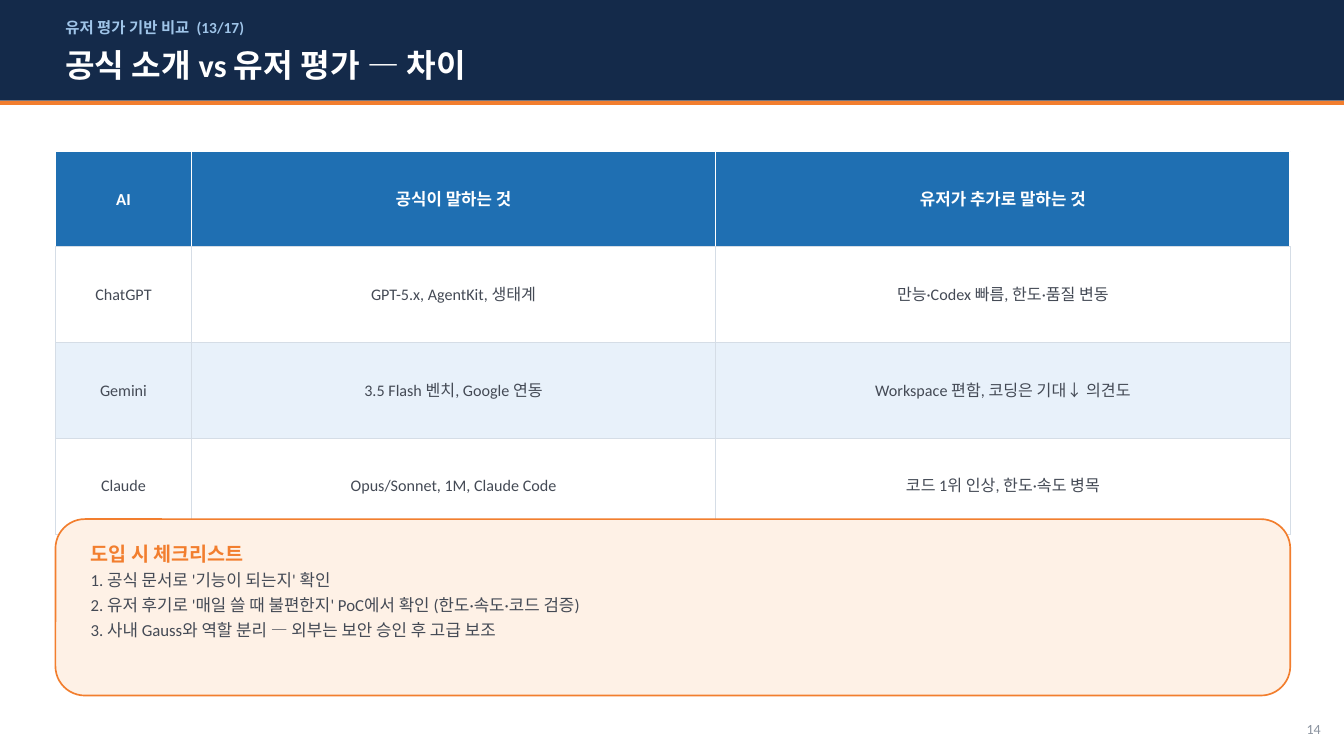
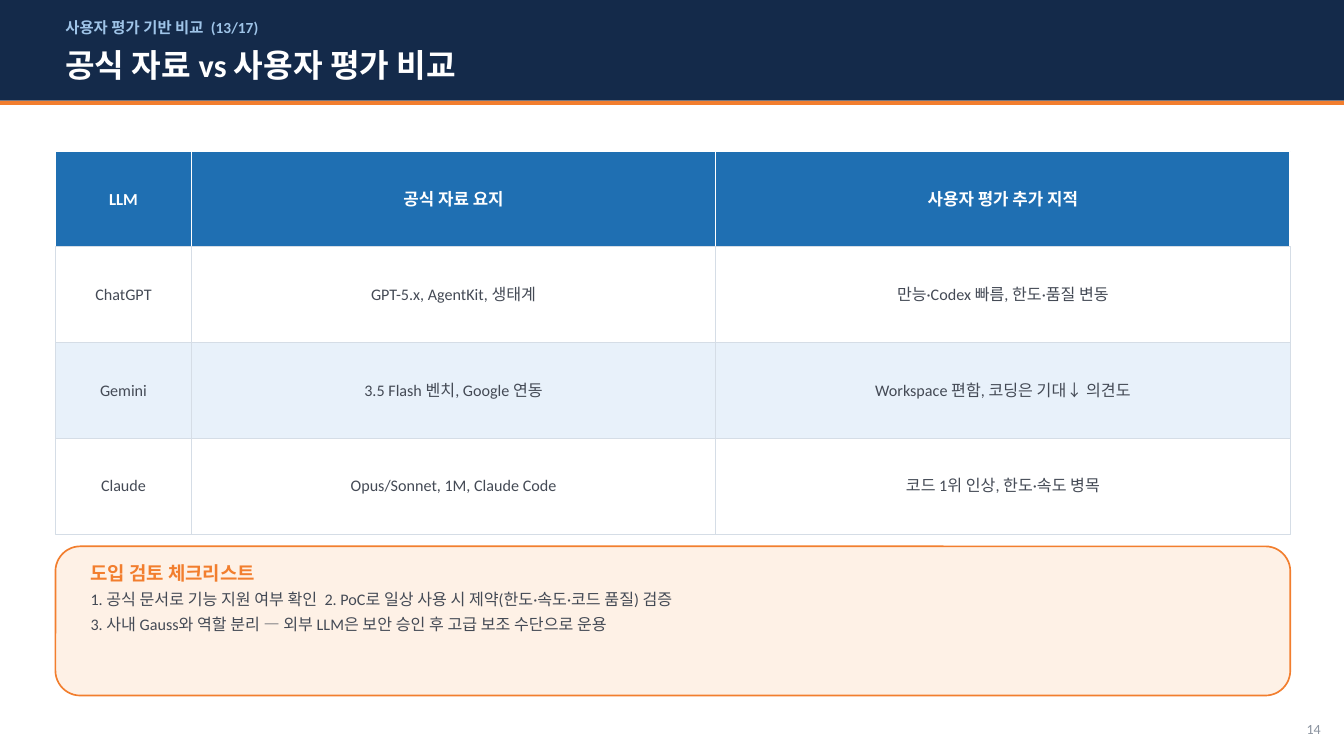
Before and after one commit to whaleonbush/poc, a slide deck: slide 14 of 외부AI_3종_비교조사.pptx. Drawn at 1344x756 pixels with LibreOffice and Linux fonts; fonts in the diff are those of the drawing. Boxes give left, top, right and bottom in pixels: in the first picture for what was removed or moved away, otherwise in the second. Text is boxed around its words. In the diff, an @@ line names an element or a change of style, - is before the commit and + after.

```diff
--- a/외부AI_3종_비교조사.pptx
+++ b/외부AI_3종_비교조사.pptx
@@ text at bbox=[65, 20, 258, 35]: text changed @@
-유저 평가 기반 비교 (13/17)
+사용자 평가 기반 비교 (13/17)
@@ text at bbox=[65, 50, 456, 80]: text changed @@
-공식 소개 vs 유저 평가 — 차이
+공식 자료 vs 사용자 평가 비교
@@ text at bbox=[109, 194, 138, 205]: text changed @@
-AI
+LLM
@@ text at bbox=[403, 191, 504, 207]: text changed @@
-공식이 말하는 것
+공식 자료 요지
@@ text at bbox=[928, 191, 1078, 207]: text changed @@
-유저가 추가로 말하는 것
+사용자 평가 추가 지적
@@ rounded rectangle: place and size @@
-rounded rectangle at bbox=[55, 519, 1291, 696]
+rounded rectangle at bbox=[55, 546, 1291, 696]
@@ text at bbox=[91, 564, 673, 632]: text changed; size 12 to 11.5 pt @@
-도입 시 체크리스트
-1. 공식 문서로 '기능이 되는지' 확인
-2. 유저 후기로 '매일 쓸 때 불편한지' PoC에서 확인 (한도·속도·코드 검증)
-3. 사내 Gauss와 역할 분리 — 외부는 보안 승인 후 고급 보조
+도입 검토 체크리스트
+1. 공식 문서로 기능 지원 여부 확인 2. PoC로 일상 사용 시 제약(한도·속도·코드 품질) 검증
+3. 사내 Gauss와 역할 분리 — 외부 LLM은 보안 승인 후 고급 보조 수단으로 운용
```
Also in this commit, not shown: 14 other slides changed, 1 other file.
